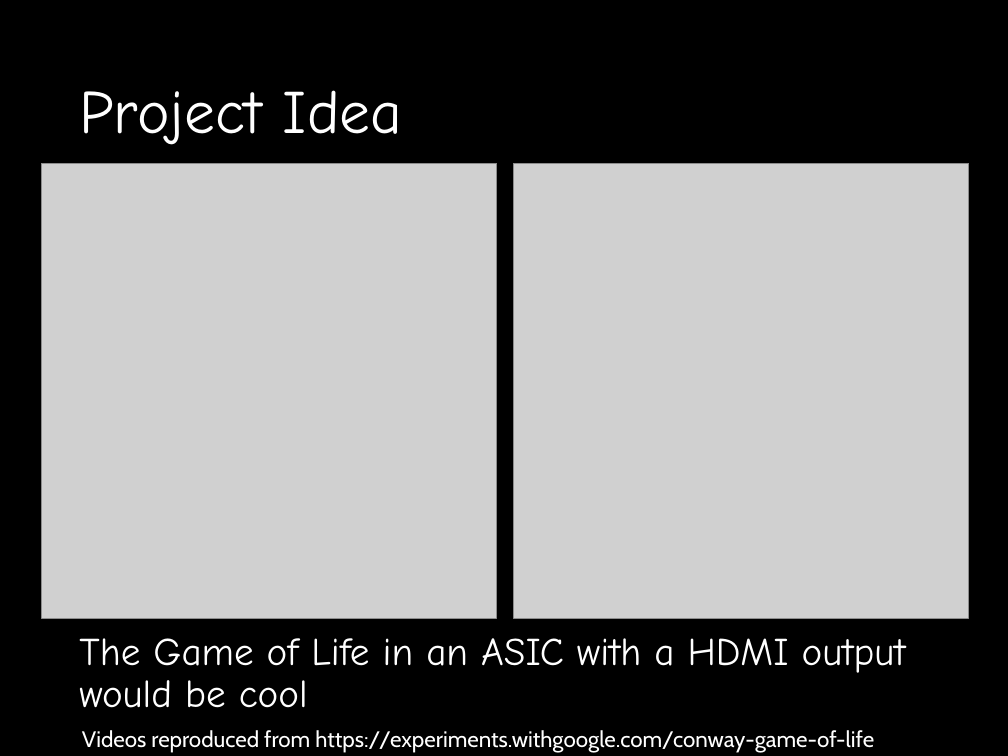
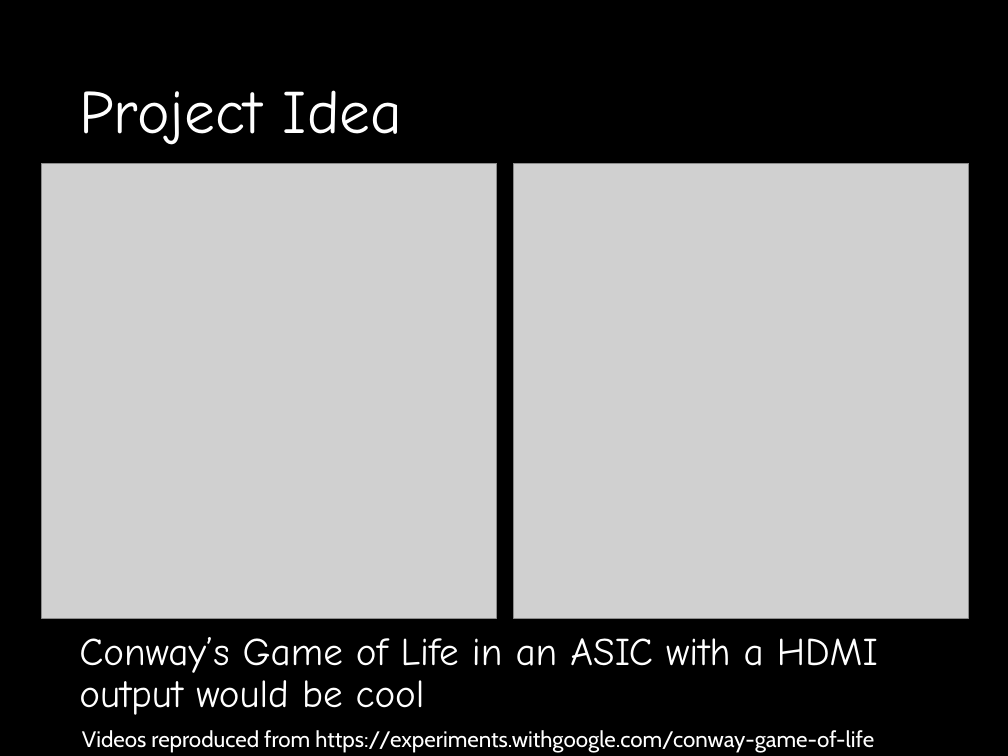
Before and after one commit to Zielasko/bASIC-game-of-Life-, a slide deck: slide 2 of bAGOLife.pptx. Drawn at 1008x756 pixels with LibreOffice and Linux fonts; fonts in the diff are those of the drawing; grey boxes stand for pictures; background and template pictures are left out. Boxes give left, top, right and bottom in pixels: in the first picture for what was removed or moved away, otherwise in the second. Text is boxed around its words. In the diff, an @@ line names an element or a change of style, - is before the commit and + after.

Commit message:
Tweaked background slide

```diff
--- a/bAGOLife.pptx
+++ b/bAGOLife.pptx
@@ text at (79,637,878,715): text changed @@
-The Game of Life in an ASIC with a HDMI output would be cool
+Conway’s Game of Life in an ASIC with a HDMI output would be cool
```
